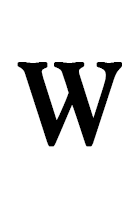
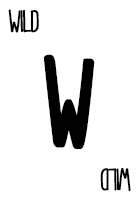
Revision of a layered 140×200 image; what changed, layer by layer:
added layer "wild" (1st of 2) above "wild" over 100, 167, 131, 192
added layer "wild" (2nd of 2) above "W" over 8, 9, 39, 33
painted on "W" over 17, 54, 122, 149
